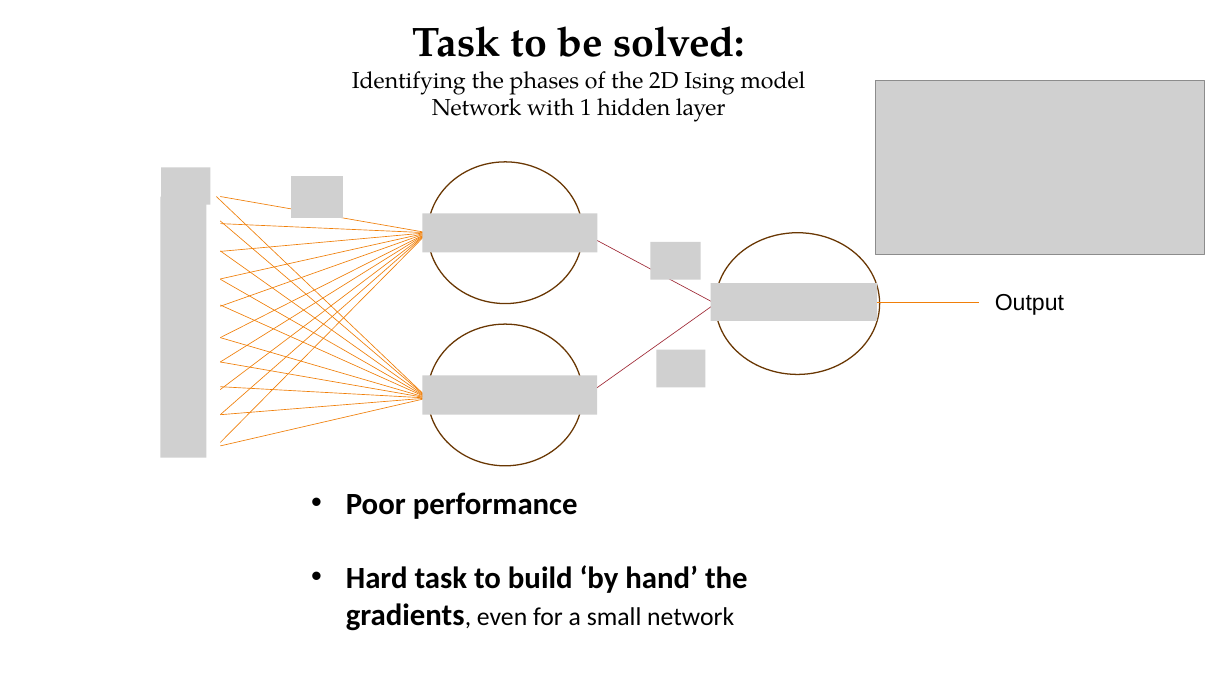
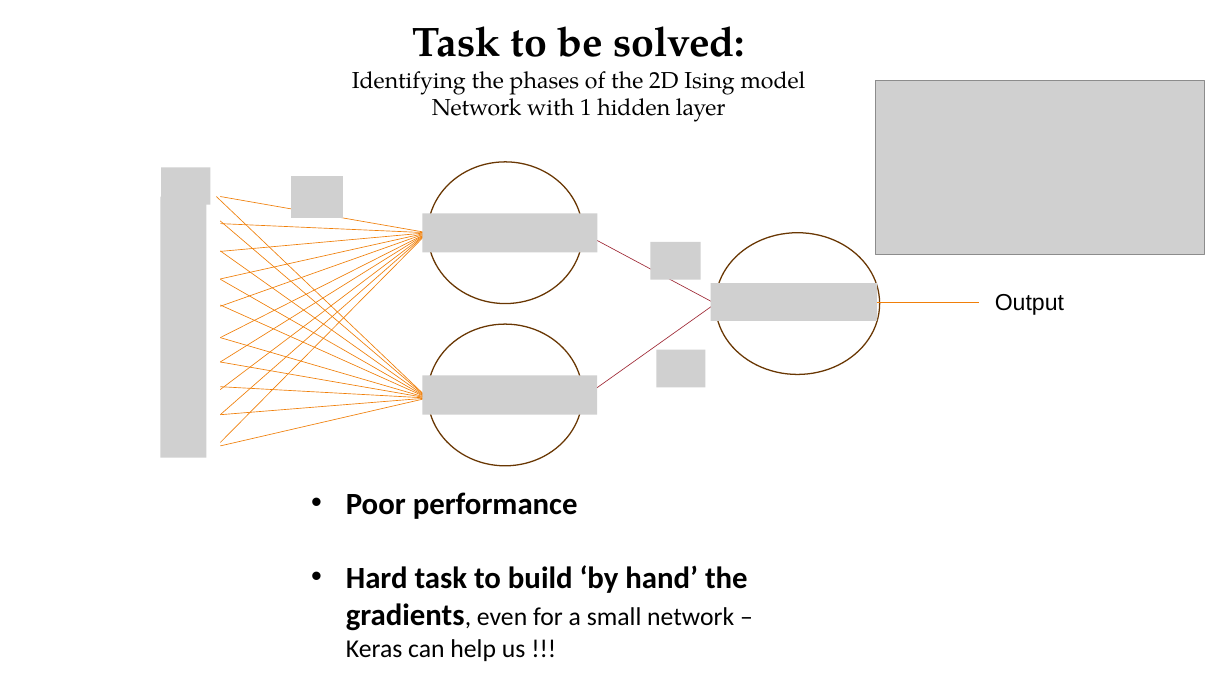
Before and after one commit to Nemenick/FCA_DeepNeuralNework-with-TensorFlow, a slide deck: slide 5 of __Morphing_FCA_DeepNeuralNework with TensorFlow_lezione.pptx. Drawn at 1232x693 pixels with LibreOffice and Linux fonts; fonts in the diff are those of the drawing; grey boxes stand for pictures. Boxes give left, top, right and bottom in pixels: in the first picture for what was removed or moved away, otherwise in the second. Text is boxed around its words. In the diff, an @@ line names an element or a change of style, - is before the commit and + after.

```diff
--- a/__Morphing_FCA_DeepNeuralNework with TensorFlow_lezione.pptx
+++ b/__Morphing_FCA_DeepNeuralNework with TensorFlow_lezione.pptx
@@ text at box(346, 565, 748, 661): text changed; size 24 to 20 pt; bold off @@
-• Hard task to build ‘by hand’ the gradients, even for a small network
+• Hard task to build ‘by hand’ the gradients, even for a small network – Keras can help us !!!
```
Also in this commit, not shown: 2 other slides changed, 1 slide added.
